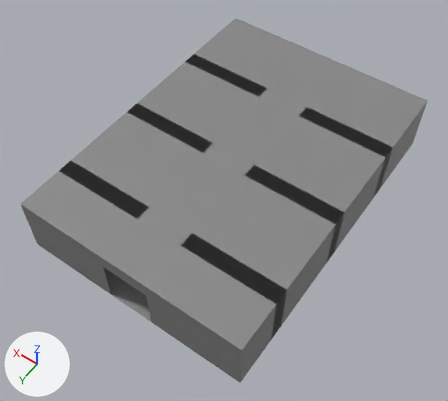
The glTF model DungeonGame/res/level/room/dungeon_cell/dungeon_cell.gltf as it was, and as the next commit left it.
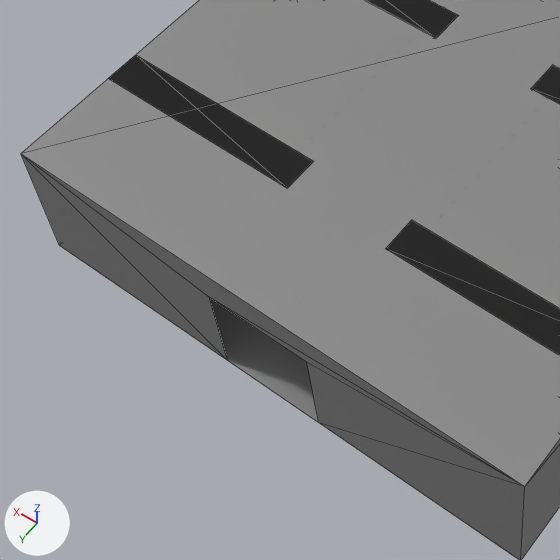
Each version is shown whole from a 50 mm camera at (-6.6, 10.7, 31.5) aimed at (7.3, -8.8, 0.8), then close up on the part from 3% to 57% of the width and 34% to 95% of the height. The axes (+X, +Y, +Z) are drawn at lower left. The lights are the same throughout. The close-ups show mesh edges as thin lines. Where no turn or scale is listed for an object, it has been applied to the vertices. Vertices at the same position are counted once.

Script lines for the objects in view, before the commit:
```python
me_cube = bpy.data.meshes.new('Cube')
me_cube.from_pydata(...)  # 60 vertices, 90 faces; spans x 0.0..15.0, y -21.0..0.0, z 0.0..4.0
me_cube.materials.append(mat_material)
ob_cube = bpy.data.objects.new('Cube', me_cube)
ob_cube.location = (0.0, 0.0, 0.0)
```
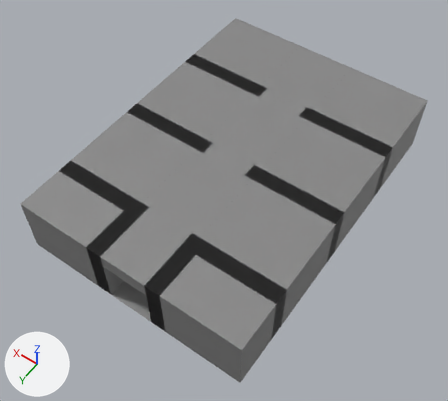
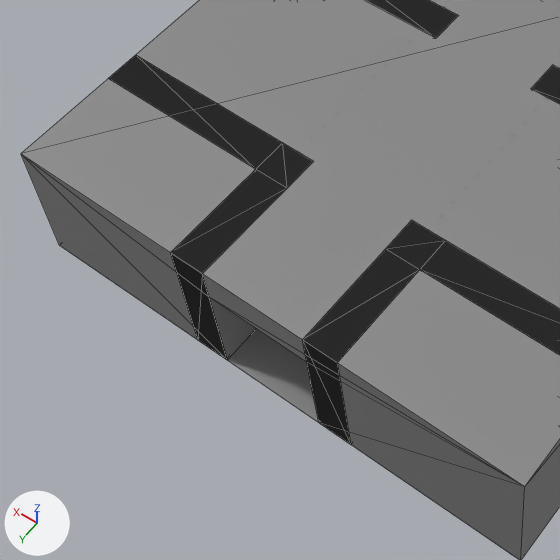
Location of each change, [x1, y1, x2, y2] in pixels of the close-ups (560 x 560 px):
part 1 of me_cube, built on
    before: [109, 55, 560, 354]
    after: [108, 55, 560, 445]

What changed in the scene script:
```text
Change me_cube:
    used by ob_cube; location = (0.0, 0.0, 0.0)
    remove me_cube.from_pydata(...)  # 60 vertices, 90 faces; spans x 0.0..15.0, y -21.0..0.0, z 0.0..4.0
    add me_cube.from_pydata(...)  # 74 vertices, 122 faces; spans x 0.0..15.0, y -21.0..0.0, z 0.0..4.0
    me_cube part 1
    16 faces are deleted
    4 vertices are added at (10.0, 0.0, 4.0), (9.0, 0.0, 4.0), (5.0, 0.0, 4.0), (6.0, 0.0, 4.0)
    5 new vertices lie (-1.0, 0.0, 0.0) away from vertices in x 6.0, y -4.0..0.0, z 0.0..4.0
    5 new vertices lie (1.0, 0.0, 0.0) away from vertices in x 9.0, y -4.0..0.0, z 0.0..4.0
    48 new faces join them
```
